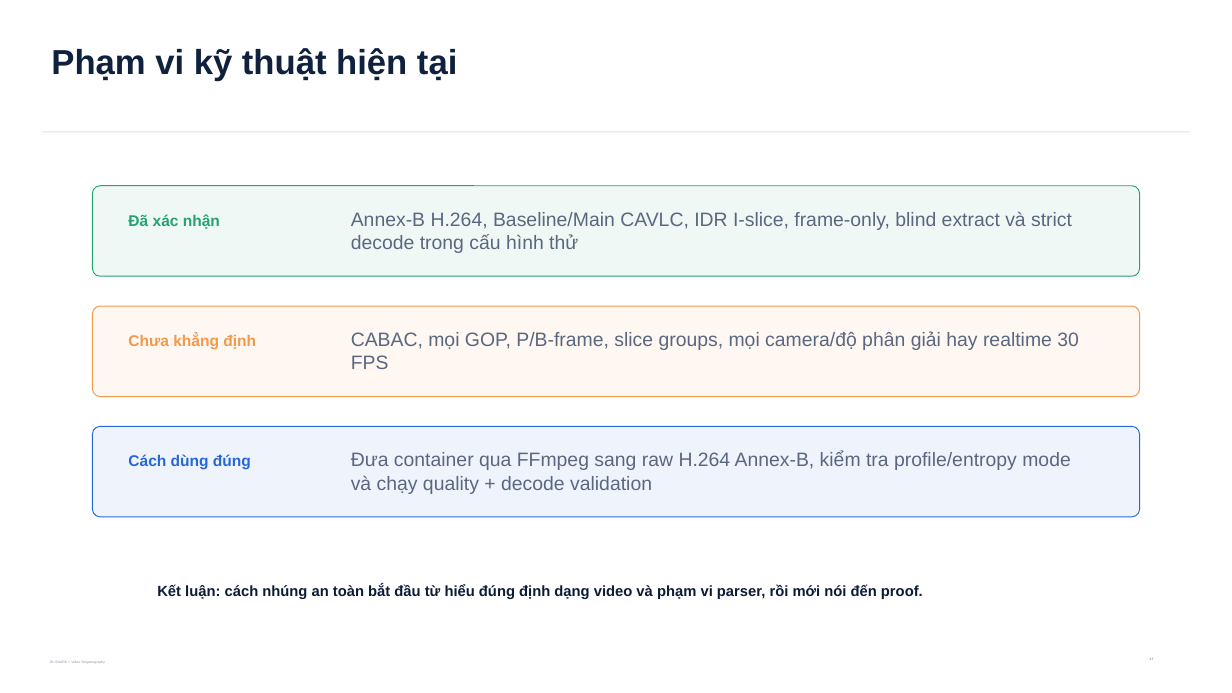
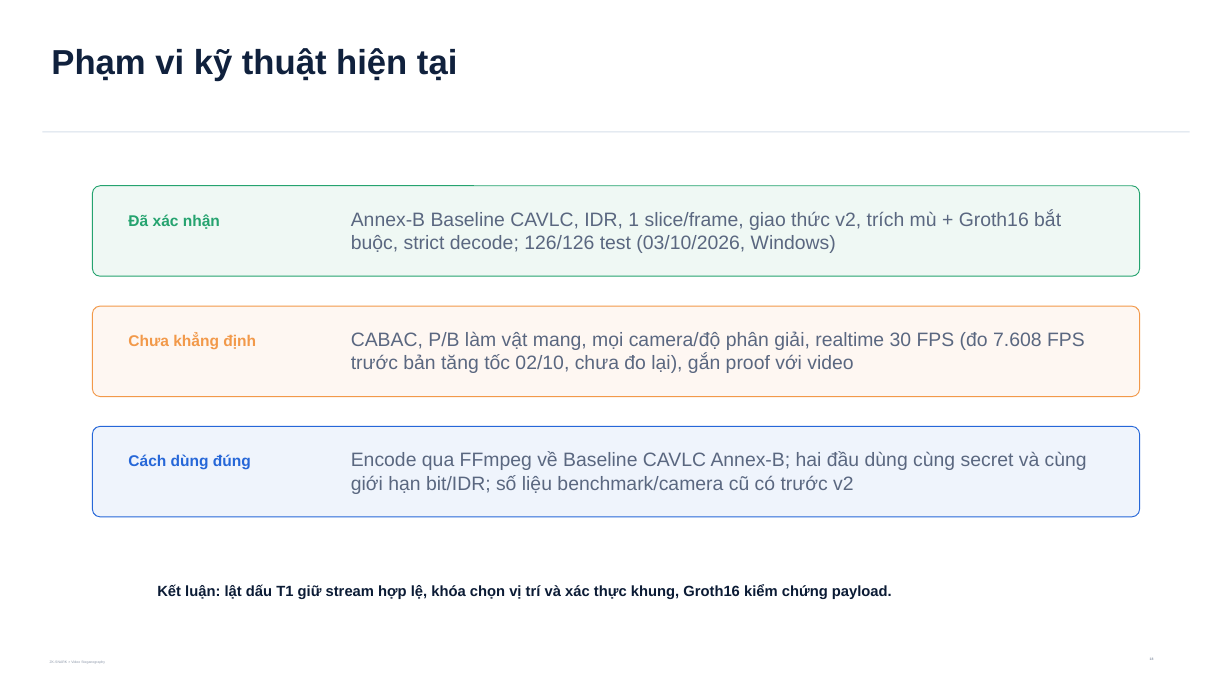
Before and after one commit to Saudadeeee/zk-snark-X-Steganography, a slide deck: slide 18 of VideoLevel/output/presentations/zkstego_computerphile_style_explainer_v24.pptx (slide 17 before the commit). Drawn at 1232x693 pixels with LibreOffice and Linux fonts; fonts in the diff are those of the drawing. Boxes give left, top, right and bottom in pixels: in the first picture for what was removed or moved away, otherwise in the second. Text is boxed around its words. In the diff, an @@ line names an element or a change of style, - is before the commit and + after.

```diff
--- a/VideoLevel/output/presentations/zkstego_computerphile_style_explainer_v24.pptx
+++ b/VideoLevel/output/presentations/zkstego_computerphile_style_explainer_v24.pptx
@@ text at <box>351,211,1061,253</box>: text changed @@
-Annex-B H.264, Baseline/Main CAVLC, IDR I-slice, frame-only, blind extract và strict decode trong cấu hình thử
+Annex-B Baseline CAVLC, IDR, 1 slice/frame, giao thức v2, trích mù + Groth16 bắt buộc, strict decode; 126/126 test (03/10/2026, Windows)
@@ text at <box>351,331,1085,373</box>: text changed @@
-CABAC, mọi GOP, P/B-frame, slice groups, mọi camera/độ phân giải hay realtime 30 FPS
+CABAC, P/B làm vật mang, mọi camera/độ phân giải, realtime 30 FPS (đo 7.608 FPS trước bản tăng tốc 02/10, chưa đo lại), gắn proof với video
@@ text at <box>351,451,1087,494</box>: text changed @@
-Đưa container qua FFmpeg sang raw H.264 Annex-B, kiểm tra profile/entropy mode và chạy quality + decode validation
+Encode qua FFmpeg về Baseline CAVLC Annex-B; hai đầu dùng cùng secret và cùng giới hạn bit/IDR; số liệu benchmark/camera cũ có trước v2
@@ text at <box>157,584,892,599</box>: text changed @@
-Kết luận: cách nhúng an toàn bắt đầu từ hiểu đúng định dạng video và phạm vi parser, rồi mới nói đến proof.
+Kết luận: lật dấu T1 giữ stream hợp lệ, khóa chọn vị trí và xác thực khung, Groth16 kiểm chứng payload.
```
Also in this commit, not shown: 15 other slides changed, 1 slide added, 1 other file.
